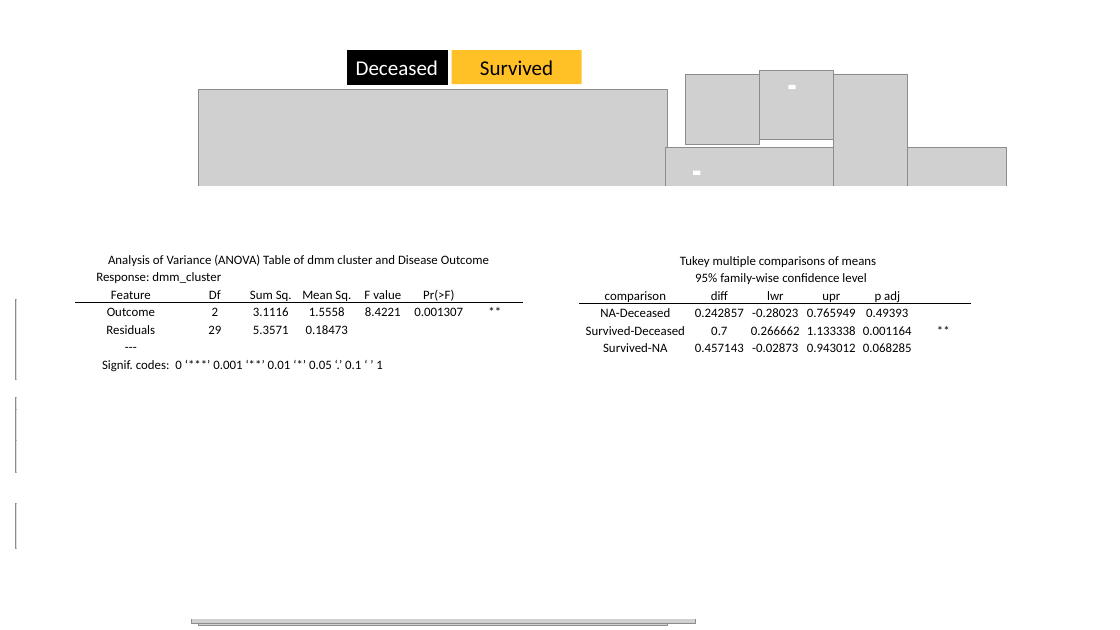
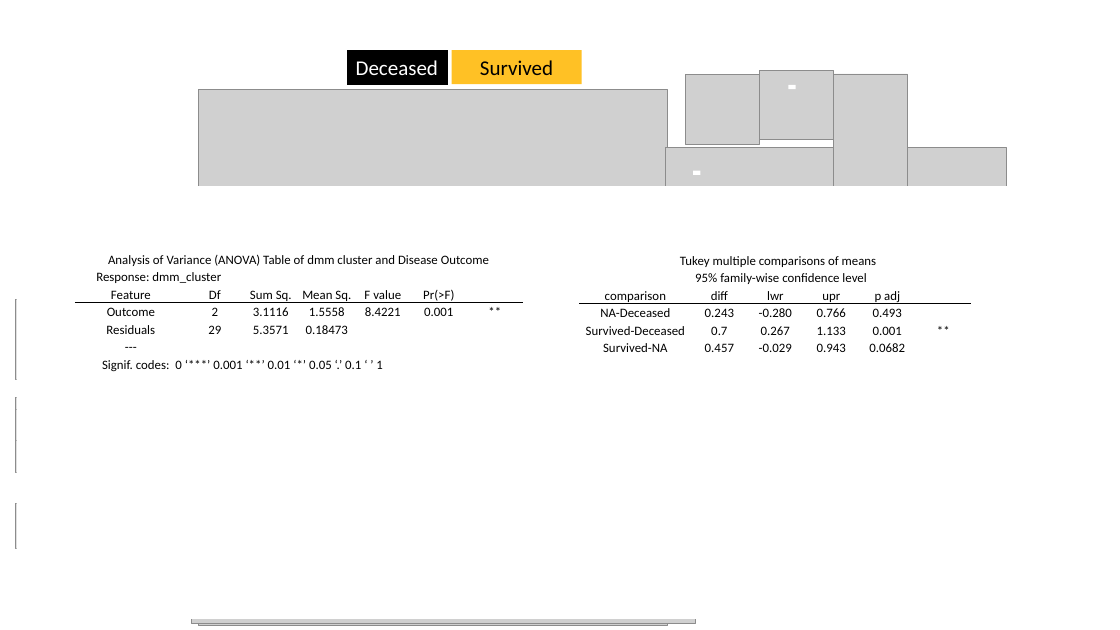
Before and after one commit to COV-IRT/microbial, a slide deck: slide 21 of presentations/COVID19_workshop_presentation_0322022.pptx (slide 10 before the commit). Drawn at 1120x630 pixels with LibreOffice and Linux fonts; fonts in the diff are those of the drawing; grey boxes stand for pictures; background and template pictures are left out. Boxes give left, top, right and bottom in pixels: in the first picture for what was removed or moved away, otherwise in the second. Text is boxed around its words. In the diff, an @@ line names an element or a change of style, - is before the commit and + after.

Commit message:
update to presentation

```diff
--- a/presentations/COVID19_workshop_presentation_0322022.pptx
+++ b/presentations/COVID19_workshop_presentation_0322022.pptx
@@ table at bbox=[75, 250, 524, 376] @@
-row 4, column 6: 0.001307
+row 4, column 6: 0.001
@@ table at bbox=[580, 251, 973, 356] @@
-row 4: NA-Deceased | 0.242857 | -0.28023 | 0.765949 | 0.49393 | 
+row 4: NA-Deceased | 0.243 | -0.280 | 0.766 | 0.493 | 
-row 5: Survived-Deceased | 0.7 | 0.266662 | 1.133338 | 0.001164 | **
+row 5: Survived-Deceased | 0.7 | 0.267 | 1.133 | 0.001 | **
-row 6: Survived-NA | 0.457143 | -0.02873 | 0.943012 | 0.068285 | 
+row 6: Survived-NA | 0.457 | -0.029 | 0.943 | 0.0682 | 
```
Also in this commit, not shown: 3 other slides changed, 1 slide added, 1 other file.
